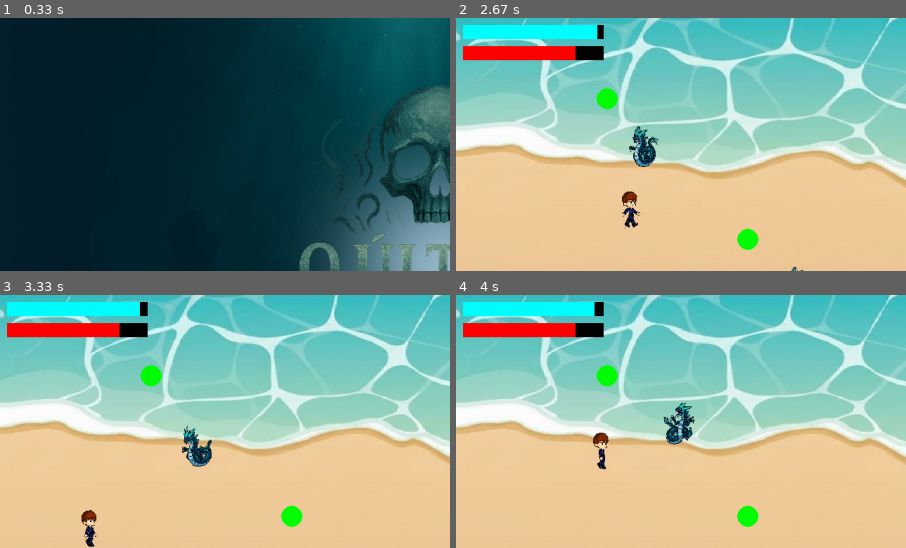
Above: before the commit, frames 1-4 (two rows, left to right).
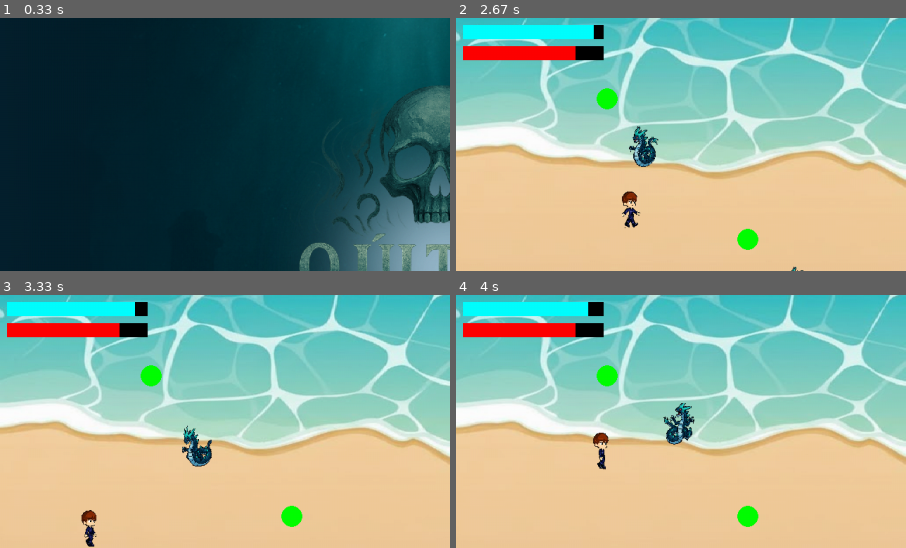
Above: after the commit, the same moments.

Repository: josecjunior7/The_Last_Recife
Game: pygame game, started from main.py
Two runs of this game, one before a commit and one after it. Both use one fixed random seed, a clock stepped at 60 frames per second and the inputs below.
Inputs (mouse positions are % of the whole screen's width and height, from its top left):
- Up to frame 1 (0.33 s): no input
- Up to frame 2 (2.67 s): click (49, 75) at 0.38 s; hold Right 0.67-1.13 s; move the mouse to (46, 54) at 0.7 s; hold Up 1.17-1.47 s; hold Right 1.5-1.97 s; hold Left 2-2.53 s; hold Down from 2.57 s (still down)
- Up to frame 3 (3.33 s): release Down at 2.87 s; hold Left 2.9-3.3 s
- Up to frame 4 (4 s): hold Up 3.33-3.7 s; hold Right from 3.73 s (still down)
The pictures show only the part of the screen within x 0-50%, y 0-50%; the shares and areas given below are measured in that part.

Frame 1 is identical in both runs. In frame 2, less than 0.1% of the frame differs, in the area x 30-32%, y 2-9%; in frame 3, less than 0.1%; in frame 4, less than 0.1%, in the area x 29-31%, y 2-9%.

Commit message:
Update main.py
mudei o tempo de oxgênio

Diff:
--- a/main.py
+++ b/main.py
@@ -60,7 +60,7 @@
     enemy_group.update(LARGURA, ALTURA)
 
     # Diminuir oxigênio
-    oxigenio -= 0.03
+    oxigenio -= 0.05
     if oxigenio <= 0:
         print("Você ficou sem ar! Game Over.")
         rodando = False
